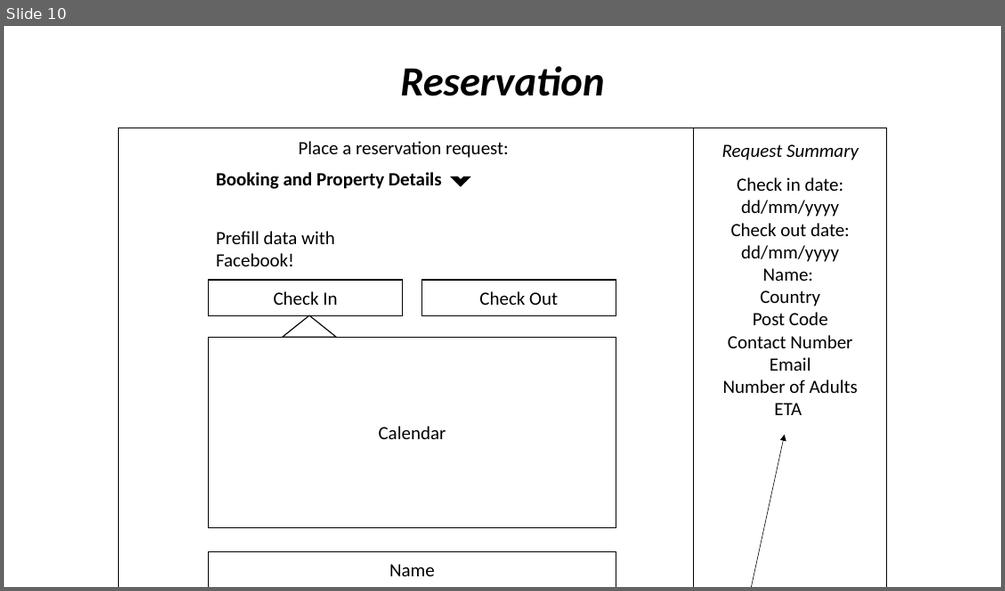
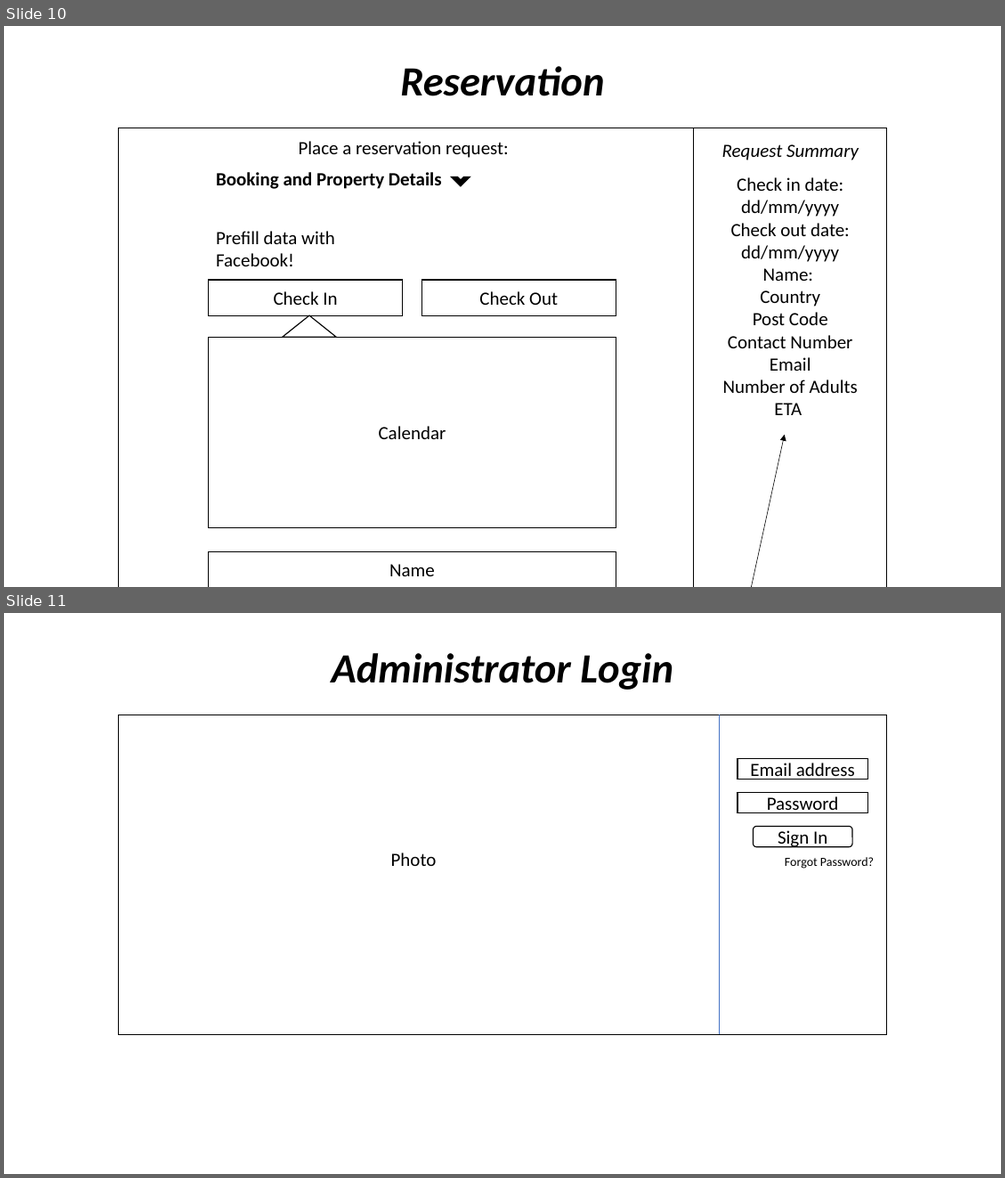
Before and after one commit to carlkassebaum/carob-cottage, a slide deck: documentation/flow_diagrams/Diagrams.pptx. Shown one above the other, each under a label of ours: slide 10 before the commit, slides 10 and 11 after it. The pictures are 1005x591 and 1005x1178 pixels, drawn with LibreOffice and Linux fonts; fonts in the diff are those of the drawing. Boxes give left, top, right and bottom in pixels: in the first picture for what was removed or moved away, otherwise in the second. Text is boxed around its words. In the diff, an @@ line names an element or a change of style, - is before the commit and + after.

Commit message:
Issue #1 - Finalising initial design documentation
The following design diagrams have been completed and added to the Diagrams.pttx and key_deisng_elements.docx file:
- Administrator Login
- Administrator Home Page
- Booking Manager
- Individual Booking Page
- Price Manager
- New Price Addition

This completes the design of the administrative component of the application.

```diff
--- a/documentation/flow_diagrams/Diagrams.pptx
+++ b/documentation/flow_diagrams/Diagrams.pptx
@@ slide 11 added at [4, 613, 1001, 1174], background #FFFFFF @@
@@ text added at [332, 653, 673, 690], 40 pt, text #000000, bold, italic @@
+Administrator Login
@@ rectangle added at [119, 714, 887, 1035], fill #FFFFFF, outline #000000 1 pt @@
@@ line added from (719, 714) to (719, 1035), #4472C4 0.5 pt @@
@@ rectangle added at [737, 758, 867, 779], fill #FFFFFF, outline #000000 1 pt, 18 pt, text #000000 @@
+Email address
@@ rectangle added at [737, 793, 867, 813], fill #FFFFFF, outline #000000 1 pt, 18 pt, text #000000 @@
+Password
@@ rounded rectangle added at [753, 826, 853, 847], fill #FFFFFF, outline #000000 1 pt, 18 pt, text #000000 @@
+Sign In
@@ text added at [391, 852, 437, 866], 18 pt, text #000000 @@
+Photo
@@ text added at [785, 857, 874, 868], 12 pt, text #000000 @@
+Forgot Password?
```
Also in this commit, not shown: 1 slide changed, 5 other slides added, 1 other file.
